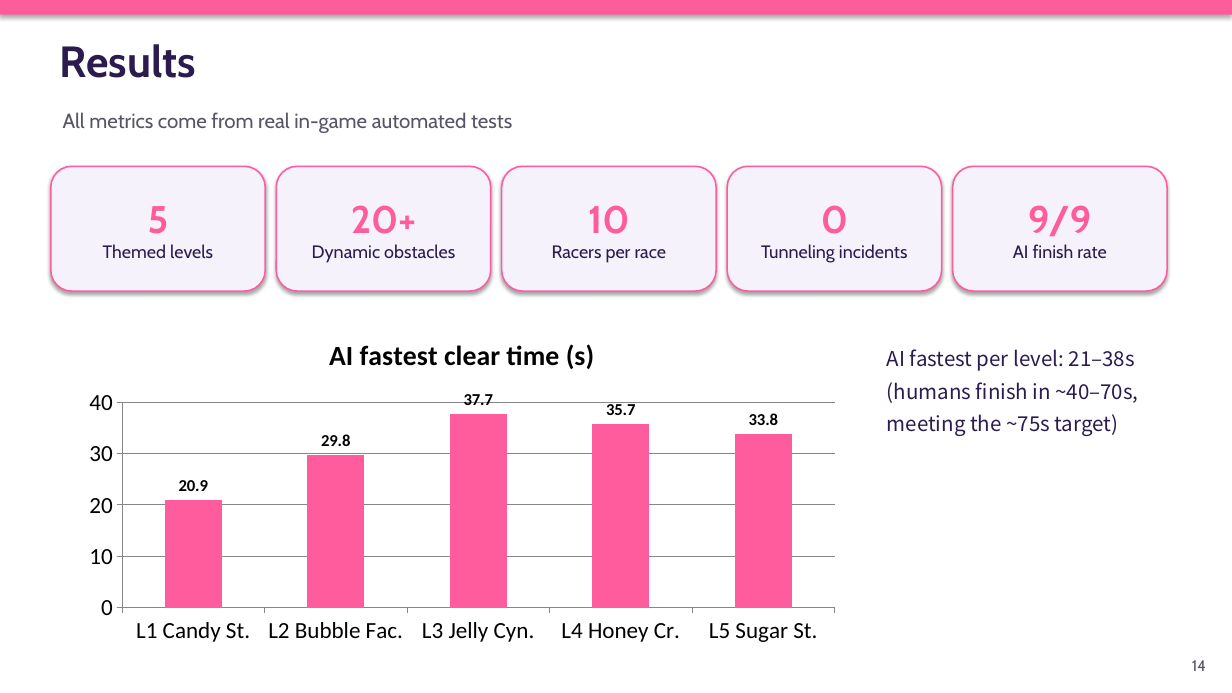
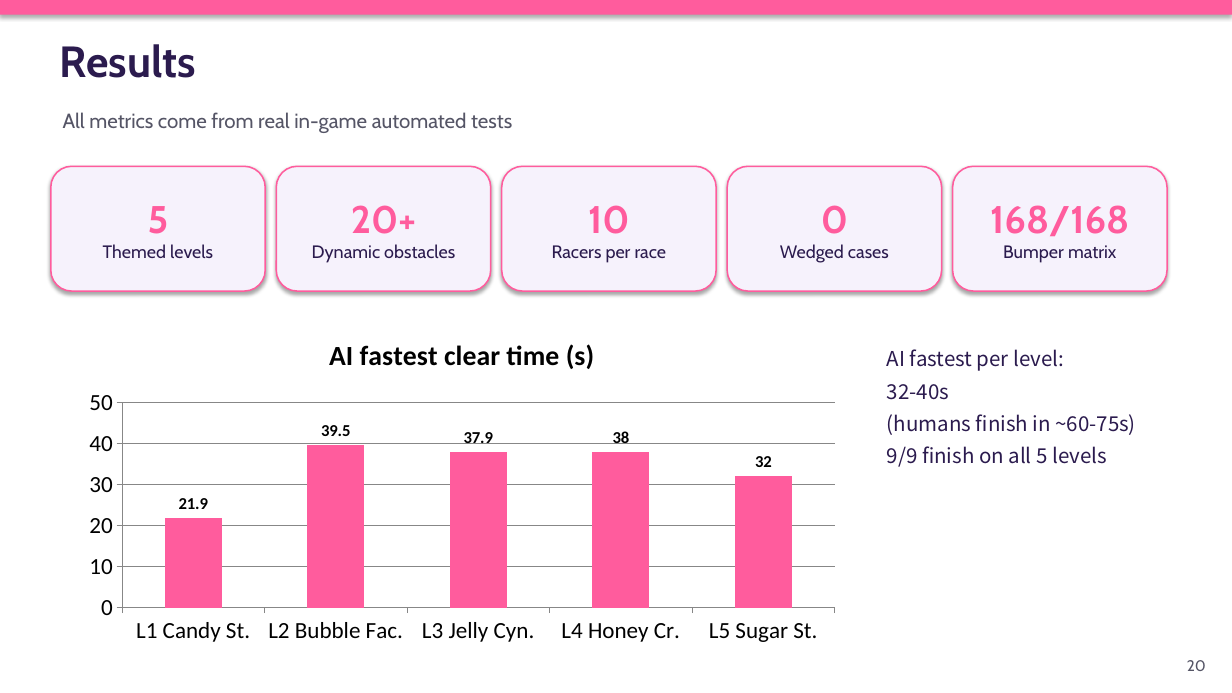
Before and after one commit to chengkaho98-svg/Mini3Dgame, a slide deck: slide 20 of AI_Game_Development_Playbook_EN.pptx (slide 14 before the commit). Drawn at 1232x693 pixels with LibreOffice and Linux fonts; fonts in the diff are those of the drawing. Boxes give left, top, right and bottom in pixels: in the first picture for what was removed or moved away, otherwise in the second. Text is boxed around its words. In the diff, an @@ line names an element or a change of style, - is before the commit and + after.

Commit message:
Fix edge-bumper wedge; cheaper split post FX; fairer win%; Playbook extended to 20 slides (ZH+EN)
Bumpers (E1)
- Root cause of the remaining 34 wedged cases: 7 bumpers stuck out past the
  road rail, so a player clamped on the rail touched the ball's outer face and
  the round push-out pinned them against the wall. Pulled them in so the ball
  edge sits ~0.3m inside the rail.
- Same 168-case matrix (8 clusters x 3 starts x 7 inputs): 134/168 -> 168/168,
  0 wedged, 0 falls. Average bumps through a cluster dropped (L1 c2: 9.5 -> 2.3).

Split-screen post FX (corrects an earlier claim)
- Measured properly with GPU sync: 4-view split with SSAO on every view was
  15.8ms, not the 60 FPS reported before. SSAO now runs only with up to 2
  views; 3-4 views keep bloom. 4-way split: 10.4ms (96 FPS on RTX 5070 Ti).

Win% (analytics.js)
- Softmax temperature now widens early and tightens late: mid-race nobody
  reads 0% (was 5 of 8 racers at 0% seconds after the start).
- Once someone has finished first, still-running racers can no longer show
  100% (only the winner keeps it).

Playbook: +5 steps (game feel, lighting/materials, outlines+split post FX,
test matrix, win% + local-LLM commentator), + analytics architecture diagram,
refreshed results. 14 -> 20 slides, ZH and EN. Visual gate 20/20 on both.
Step 9 and Step 12 reuse earlier screenshots.

Verified: bumper matrix 168/168; all 5 levels 9/9 bots; zero runtime errors.

```diff
--- a/AI_Game_Development_Playbook_EN.pptx
+++ b/AI_Game_Development_Playbook_EN.pptx
@@ text in rounded rectangle at (990, 205, 1129, 237): text changed @@
-9/9
-AI finish rate
+168/168
+Bumper matrix
@@ text in rounded rectangle at (780, 244, 889, 263): text changed @@
-Tunneling incidents
+Wedged cases
@@ column chart at (74, 319, 850, 652) @@
-AI fastest clear time (s): 20.9, 29.8, 37.7, 35.7, 33.8
+AI fastest clear time (s): 21.9, 39.5, 37.9, 38, 32
@@ text at (887, 349, 1135, 467): text changed @@
-AI fastest per level: 21–38s
-(humans finish in ~40–70s,
-meeting the ~75s target)
+AI fastest per level:
+32-40s
+(humans finish in ~60-75s)
+9/9 finish on all 5 levels
@@ text at (1187, 660, 1206, 671): text changed @@
-14
+20
```
Also in this commit, not shown: 1 other slide changed, 6 slides added, 25 other files.
